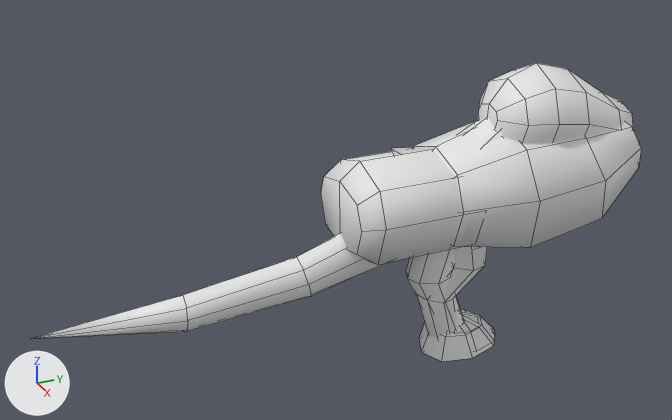
What one commit did to the Blender file artassets/kerfcentered.blend.
Camera for both pictures: a camera (50 mm lens) standing at (1.581, -0.988, 0.796) and looking at (-0.041, -0.258, -0.015). Arrows for +X, +Y and +Z are at lower left; the lights stay in place. Mesh edges are drawn as thin lines.

The first picture shows 'Vert', 'Vert.001', 'Vert.002', 'Vert.003', 'Vert.007', 'Vert.010', 'Vert.011'.
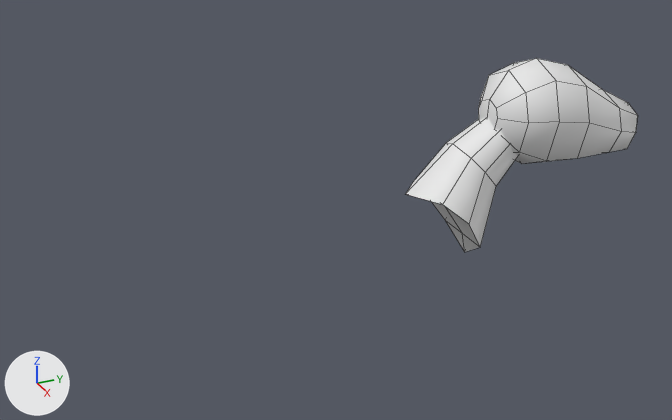
Edits to the bpy script that builds the scene:
```text
Change me_vert_002:
    used by ob_vert_002; location = (0.0, -0.836, -0.183)
    remove me_vert_002.from_pydata(...)  # 84 vertices, 82 faces; spans x -0.107..0.107, y 0.72..1.28, z 0.026..0.444
    add me_vert_002.from_pydata(...)  # 84 vertices, 82 faces; spans x -0.107..0.107, y -0.117..0.462, z -0.157..0.27
    me_vert_002 part 1: the loose piece of 27 vertices spanning x -0.099..0.099, y 0.72..1.001, z 0.026..0.354 is moved by (0.0, -0.836, -0.183)
    me_vert_002 part 2: 57 of 84 vertices moved; they spanned x -0.107..0.107, y 0.909..1.28, z 0.227..0.444 and now span x -0.107..0.107, y 0.073..0.462, z 0.03..0.27; mean shift (0.0, -0.833, -0.186); largest move (0.0, 1.259, 0.232) -> (0.0, 0.42, 0.03)
Change ob_vert:
    add ob_vert.hide_set(True)
Change ob_vert_001:
    add ob_vert_001.hide_set(True)
Change ob_vert_002:
    ob_vert_002.location: (0.0, -0.836, -0.183) -> (0.0, 0.0, 0.0)
Change ob_vert_003:
    add ob_vert_003.hide_set(True)
Change ob_vert_007:
    add ob_vert_007.hide_set(True)
Change ob_vert_010:
    add ob_vert_010.hide_set(True)
Change ob_vert_011:
    add ob_vert_011.hide_set(True)
```

Location of each change, (x1, y1, x2, y2) in pixels of the pictures (672 x 420 px; the box of a moved part takes in the faces that stretch with it):
'Vert.002', reshaped, moved: before (463, 63, 633, 248); after (406, 58, 638, 252)
'Vert', hidden: before (414, 121, 641, 248)
'Vert.001', hidden: before (321, 149, 470, 265)
'Vert.011', hidden: before (31, 233, 386, 339)
'Vert.010', hidden: before (418, 247, 495, 362)
'Vert.007', hidden: before (406, 248, 494, 351)
'Vert.003', hidden: before (391, 146, 435, 155)
part 1 of me_vert_002, moved or reshaped: before (463, 117, 504, 248); after (406, 117, 518, 252)
part 2 of me_vert_002, moved or reshaped: before (478, 63, 633, 143); after (478, 58, 638, 164)
